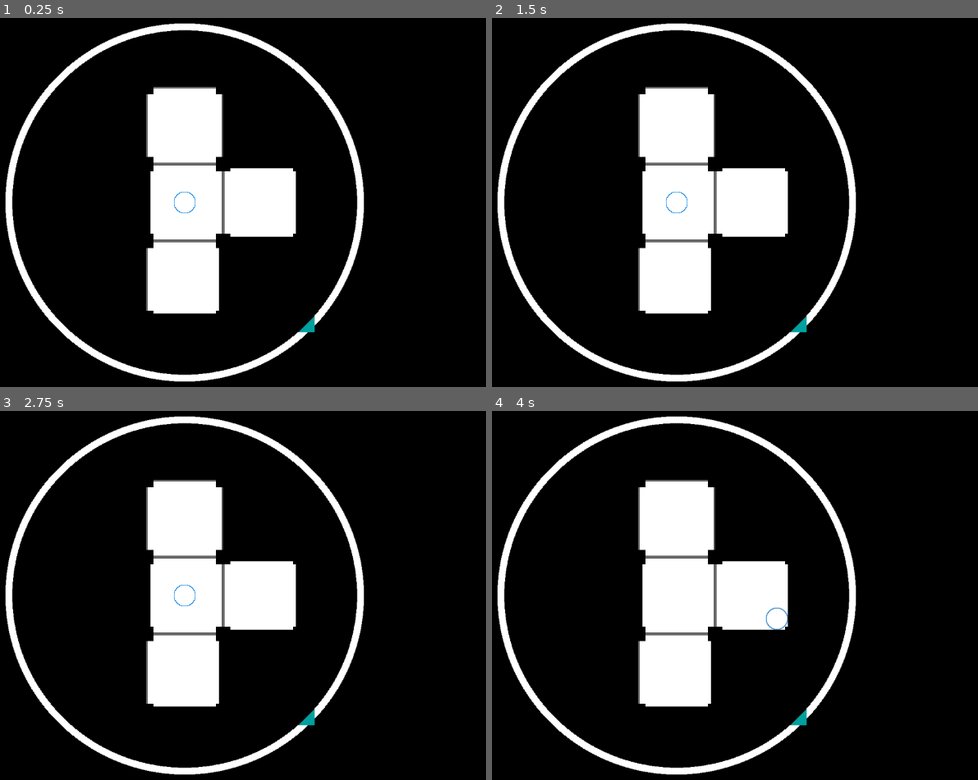
Above: before the commit, frames 1-4 (two rows, left to right).
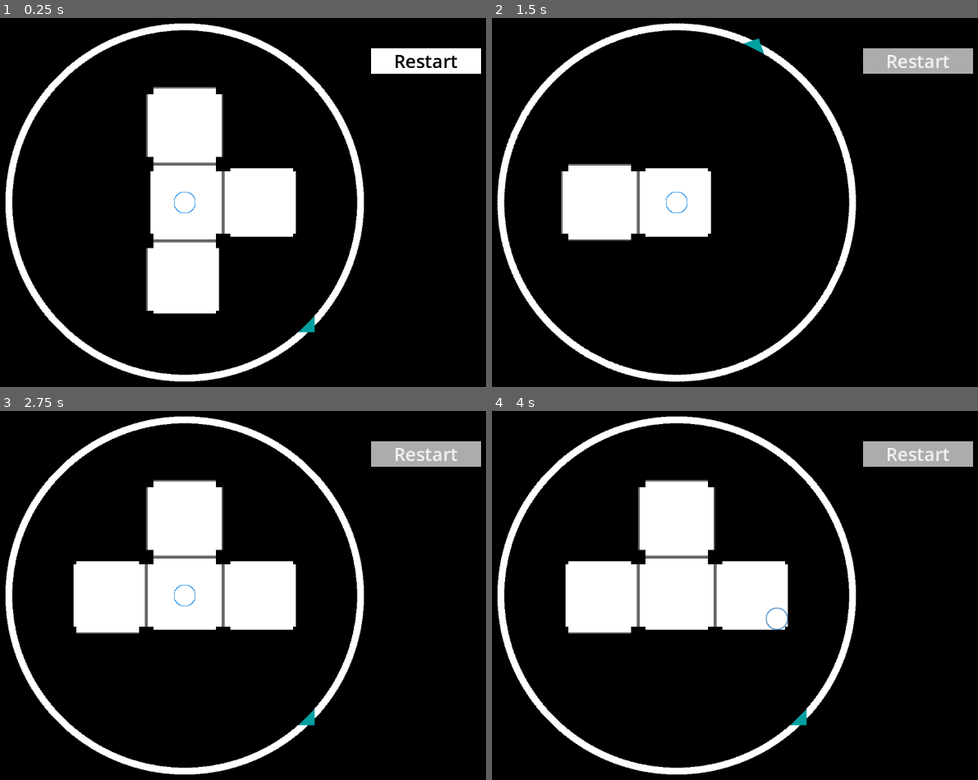
Above: after the commit, the same moments.

Repository: entityJY/hyperedi
Game: Godot game, scene res://hyperplane_dungeon/dungeon.tscn
Same seed, same stepped clock (60 frames per second), same inputs: the game is played once before the commit and once after it. The project has no main scene, so this scene is started directly.
Inputs (mouse positions are in pixels of both pictures, inside the frame that each line leads up to):
- Up to frame 1 (0.25 s): no input
- Up to frame 2 (1.5 s): click (919, 62) at 0.5 s, where only the run after the commit has a clickable "Restart"; click (919, 62) at 1.25 s, where only the run after the commit has a clickable "Restart"
- Up to frame 3 (2.75 s): click (427, 455) at 2 s, where only the run after the commit has a clickable "Restart"
- Up to frame 4 (4 s): tap Enter at 2.75 s; hold D (right) 2.78-3.53 s; hold S (down) from 3.53 s (still down)

The runs differ from the first frame. In frame 1, 1.5% of the frame differs, in the area x 76-99%, y 8-16%; in frame 2, 15%, in the area x 1-99%, y 1-99%; in frame 3, 7.7%; in frame 4, 7.7%.

Commit message:
feat: add game complete label, add reset button

Diff:
--- a/hyper_plan_renderer.gd
+++ b/hyper_plan_renderer.gd
@@ -1,5 +1,7 @@
-extends Node2D
+extends CanvasLayer
 
+
+signal restart_button_pressed()
 
 # Called when the node enters the scene tree for the first time.
 func _ready() -> void:
@@ -9,3 +11,7 @@
 # Called every frame. 'delta' is the elapsed time since the previous frame.
 func _process(_delta: float) -> void:
 	pass
+
+
+func _on_button_button_down() -> void:
+	restart_button_pressed.emit()
--- a/hyper_plan_renderer.tscn
+++ b/hyper_plan_renderer.tscn
@@ -2,12 +2,18 @@
 
 [ext_resource type="Script" uid="uid://bh281ev2jv00f" path="res://hyper_plan_renderer.gd" id="1_t1rqr"]
 
-[sub_resource type="StyleBoxFlat" id="StyleBoxFlat_t1rqr"]
-bg_color = Color(0, 0, 0, 1)
+[sub_resource type="StyleBoxEmpty" id="StyleBoxEmpty_pa1cj"]
 
-[sub_resource type="StyleBoxEmpty" id="StyleBoxEmpty_t1rqr"]
+[sub_resource type="StyleBoxEmpty" id="StyleBoxEmpty_41hah"]
 
-[sub_resource type="StyleBoxEmpty" id="StyleBoxEmpty_q4tdt"]
+[sub_resource type="StyleBoxFlat" id="StyleBoxFlat_q4tdt"]
+bg_color = Color(1, 1, 1, 1)
+
+[sub_resource type="StyleBoxFlat" id="StyleBoxFlat_41hah"]
+bg_color = Color(0.35531357, 0.35531357, 0.35531345, 1)
+
+[sub_resource type="StyleBoxFlat" id="StyleBoxFlat_nvlst"]
+bg_color = Color(0.6748146, 0.67481464, 0.6748144, 1)
 
 [node name="HyperPlanRenderer" type="CanvasLayer" unique_id=1106087896]
 script = ExtResource("1_t1rqr")
@@ -18,7 +24,7 @@
 anchor_bottom = 1.0
 grow_horizontal = 2
 grow_vertical = 2
-theme_override_styles/panel = SubResource("StyleBoxFlat_t1rqr")
+theme_override_styles/panel = SubResource("StyleBoxEmpty_pa1cj")
 
 [node name="MarginContainer" type="MarginContainer" parent="PanelContainer" unique_id=832974316]
 layout_mode = 2
@@ -30,32 +36,43 @@
 [node name="HBoxContainer" type="HBoxContainer" parent="PanelContainer/MarginContainer" unique_id=913476008]
 layout_mode = 2
 
-[node name="VBoxContainer" type="VBoxContainer" parent="PanelContainer/MarginContainer/HBoxContainer" unique_id=160347963]
+[node name="MarginContainer" type="MarginContainer" parent="PanelContainer/MarginContainer/HBoxContainer" unique_id=1847306762]
+layout_mode = 2
+size_flags_horizontal = 3
+theme_override_constants/margin_left = 8
+theme_override_constants/margin_top = 8
+theme_override_constants/margin_right = 8
+theme_override_constants/margin_bottom = 8
+
+[node name="VBoxContainer" type="VBoxContainer" parent="PanelContainer/MarginContainer/HBoxContainer/MarginContainer" unique_id=160347963]
 layout_mode = 2
 size_flags_horizontal = 3
 
-[node name="VSeparator" type="VSeparator" parent="PanelContainer/MarginContainer/HBoxContainer" unique_id=459164791]
-layout_mode = 2
-theme_override_constants/separation = 16
-theme_override_styles/separator = SubResource("StyleBoxEmpty_t1rqr")
-
-[node name="TextureRect" type="SubViewportContainer" parent="PanelContainer/MarginContainer/HBoxContainer" unique_id=1836543367]
+[node name="TextureRect" type="VSeparator" parent="PanelContainer/MarginContainer/HBoxContainer" unique_id=789823734]
 custom_minimum_size = Vector2(558, 0)
 layout_mode = 2
-stretch = true
+theme_override_constants/separation = 630
+theme_override_styles/separator = SubResource("StyleBoxEmpty_41hah")
 
-[node name="SubViewport" type="SubViewport" parent="PanelContainer/MarginContainer/HBoxContainer/TextureRect" unique_id=846174253]
-handle_input_locally = false
-size = Vector2i(558, 558)
-render_target_update_mode = 4
-
-[node name="Camera2D" type="Camera2D" parent="PanelContainer/MarginContainer/HBoxContainer/TextureRect/SubViewport" unique_id=1186620933]
-
-[node name="VSeparator2" type="VSeparator" parent="PanelContainer/MarginContainer/HBoxContainer" unique_id=2122272290]
-layout_mode = 2
-theme_override_constants/separation = 16
-theme_override_styles/separator = SubResource("StyleBoxEmpty_q4tdt")
-
-[node name="VBoxContainer2" type="VBoxContainer" parent="PanelContainer/MarginContainer/HBoxContainer" unique_id=904585337]
+[node name="MarginContainer2" type="MarginContainer" parent="PanelContainer/MarginContainer/HBoxContainer" unique_id=2133593229]
 layout_mode = 2
 size_flags_horizontal = 3
+theme_override_constants/margin_left = 8
+theme_override_constants/margin_top = 8
+theme_override_constants/margin_right = 8
+theme_override_constants/margin_bottom = 8
+
+[node name="VBoxContainer2" type="VBoxContainer" parent="PanelContainer/MarginContainer/HBoxContainer/MarginContainer2" unique_id=904585337]
+layout_mode = 2
+size_flags_horizontal = 3
+
+[node name="Button" type="Button" parent="PanelContainer/MarginContainer/HBoxContainer/MarginContainer2/VBoxContainer2" unique_id=253205005]
+layout_mode = 2
+theme_override_colors/font_color = Color(0, 0, 0, 1)
+theme_override_font_sizes/font_size = 32
+theme_override_styles/normal = SubResource("StyleBoxFlat_q4tdt")
+theme_override_styles/pressed = SubResource("StyleBoxFlat_41hah")
+theme_override_styles/hover = SubResource("StyleBoxFlat_nvlst")
+text = "Restart"
+
+[connection signal="button_down" from="PanelContainer/MarginContainer/HBoxContainer/MarginContainer2/VBoxContainer2/Button" to="." method="_on_button_button_down"]
--- a/hyperplane_dungeon/compass.gd
+++ b/hyperplane_dungeon/compass.gd
@@ -38,7 +38,7 @@
 				player_position.y += 135
 
 	var angle_to_center = player_position.angle() - current_tile.rotation
-	print(player_position)
+	# print(player_position)
 	rotation = angle_to_center
 
 
--- a/hyperplane_dungeon/dungeon.gd
+++ b/hyperplane_dungeon/dungeon.gd
@@ -5,6 +5,7 @@
 @export var player: Player
 @export var debug_label: RichTextLabel
 @export var compass: Compass
+@export var game_complete_text: RichTextLabel
 
 @export var depth: int = 2
 
@@ -152,5 +153,10 @@
 
 func wait_for_win(center_tile: Tile) -> void:
 	await center_tile.body_entered
-	print("player won!")
+	var tween = get_tree().create_tween()
+	tween.tween_property(game_complete_text, "position", Vector2(-277, -47.5), 1)
 	game_won.emit()
+
+
+func _on_hyper_plan_renderer_restart_button_pressed() -> void:
+	get_tree().reload_current_scene()
--- a/hyperplane_dungeon/dungeon.tscn
+++ b/hyperplane_dungeon/dungeon.tscn
@@ -4,6 +4,7 @@
 [ext_resource type="PackedScene" uid="uid://spoimkjbcyv0" path="res://hyperplane_dungeon/tile.tscn" id="2_wr07t"]
 [ext_resource type="PackedScene" uid="uid://km87gubjh8f7" path="res://player/player.tscn" id="3_3j2vp"]
 [ext_resource type="Script" uid="uid://ddleohfmvmqec" path="res://hyperplane_dungeon/compass.gd" id="4_plkp4"]
+[ext_resource type="PackedScene" uid="uid://b4kjjca31tduk" path="res://hyper_plan_renderer.tscn" id="5_pa1cj"]
 
 [sub_resource type="Gradient" id="Gradient_wr07t"]
 colors = PackedColorArray(0, 0, 0, 1, 0, 0, 0, 1)
@@ -30,12 +31,13 @@
 [sub_resource type="RectangleShape2D" id="RectangleShape2D_3j2vp"]
 size = Vector2(4, 405)
 
-[node name="Dungeon" type="Node2D" unique_id=2012150868 node_paths=PackedStringArray("player", "debug_label", "compass")]
+[node name="Dungeon" type="Node2D" unique_id=2012150868 node_paths=PackedStringArray("player", "debug_label", "compass", "game_complete_text")]
 script = ExtResource("1_2aay1")
 tile_resource = ExtResource("2_wr07t")
 player = NodePath("Player")
 debug_label = NodePath("Label")
 compass = NodePath("Compass")
+game_complete_text = NodePath("GameComplete")
 
 [node name="Camera2D" type="Camera2D" parent="." unique_id=1442836835]
 
@@ -86,5 +88,27 @@
 offset_right = -330.0
 offset_bottom = 296.0
 
+[node name="HyperPlanRenderer" parent="." unique_id=1106087896 instance=ExtResource("5_pa1cj")]
+
+[node name="GameComplete" type="RichTextLabel" parent="." unique_id=865423679]
+z_index = 5
+anchors_preset = 8
+anchor_left = 0.5
+anchor_top = 0.5
+anchor_right = 0.5
+anchor_bottom = 0.5
+offset_left = -277.0
+offset_top = -473.0
+offset_right = 277.0
+offset_bottom = -378.0
+grow_horizontal = 2
+grow_vertical = 2
+size_flags_horizontal = 4
+theme_override_colors/font_outline_color = Color(0, 0, 0, 1)
+theme_override_constants/outline_size = 8
+theme_override_font_sizes/normal_font_size = 64
+text = "Game Complete!"
+
 [connection signal="body_entered" from="TopDownWalls" to="." method="_on_top_down_walls_body_entered"]
 [connection signal="body_entered" from="LeftRightWalls" to="." method="_on_left_right_walls_body_entered"]
+[connection signal="restart_button_pressed" from="HyperPlanRenderer" to="." method="_on_hyper_plan_renderer_restart_button_pressed"]
Not shown, added: export_presets.cfg
